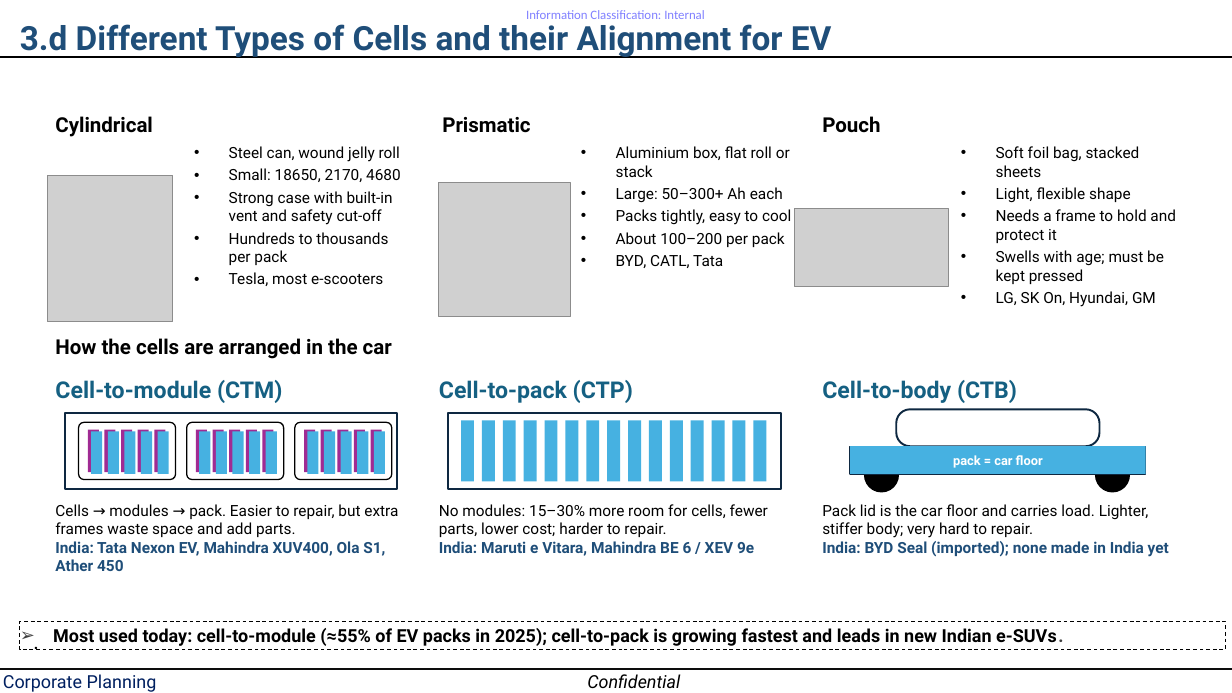
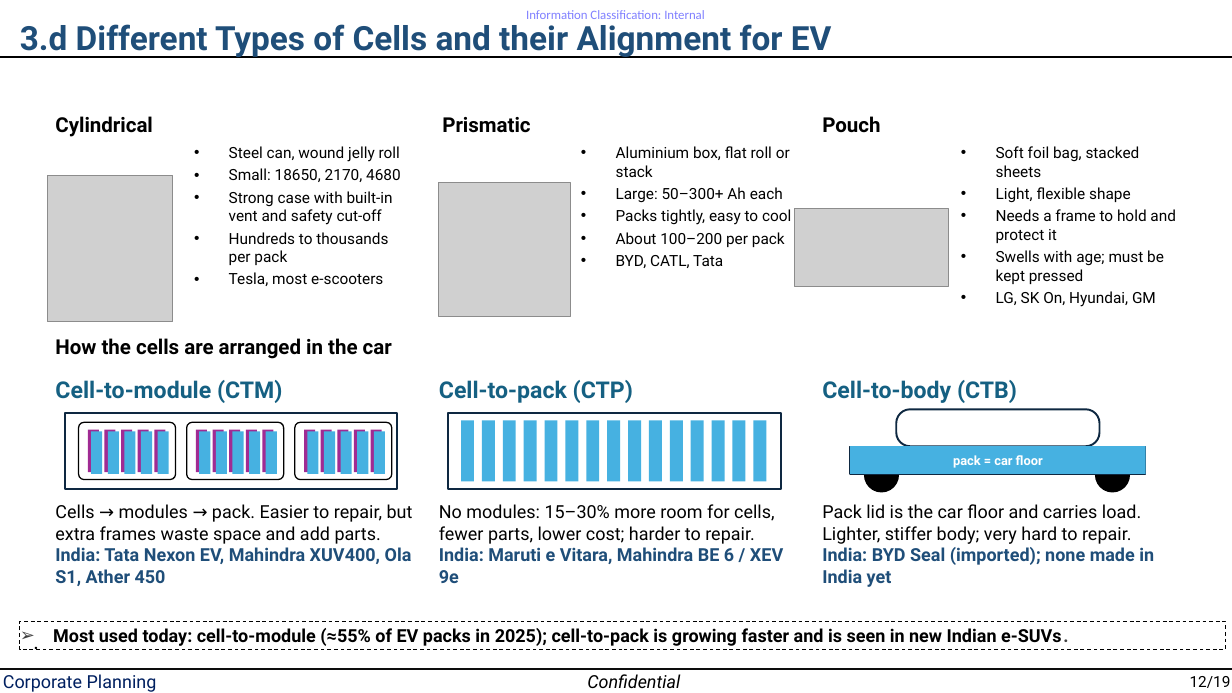
Before and after one commit to Crypto-ashish/bess, a slide deck: slide 12 of EV study 10nov.pptx. Drawn at 1232x693 pixels with LibreOffice and Linux fonts; fonts in the diff are those of the drawing; grey boxes stand for pictures. Boxes give left, top, right and bottom in pixels: in the first picture for what was removed or moved away, otherwise in the second. Text is boxed around its words. In the diff, an @@ line names an element or a change of style, - is before the commit and + after.

```diff
--- a/EV study 10nov.pptx
+++ b/EV study 10nov.pptx
@@ size 12 to 14 pt in 3 elements at [55, 504, 413, 586], [439, 504, 783, 583], [822, 504, 1154, 587] @@
@@ text in rectangle at [53, 628, 1068, 646]: text changed @@
-➢ Most used today: cell-to-module (≈55% of EV packs in 2025); cell-to-pack is growing fastest and leads in new Indian e-SUVs.
+➢ Most used today: cell-to-module (≈55% of EV packs in 2025); cell-to-pack is growing faster and is seen in new Indian e-SUVs.
@@ text added at [1190, 676, 1231, 688], 12 pt, text #000000 @@
+12/19
```
Also in this commit, not shown: 18 other slides changed.
